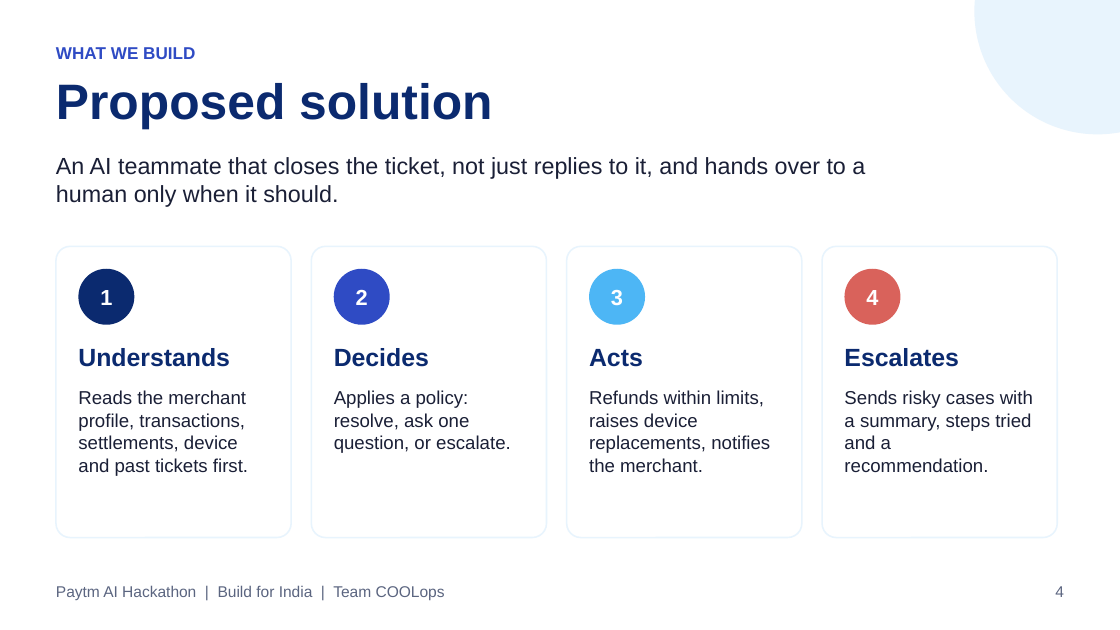
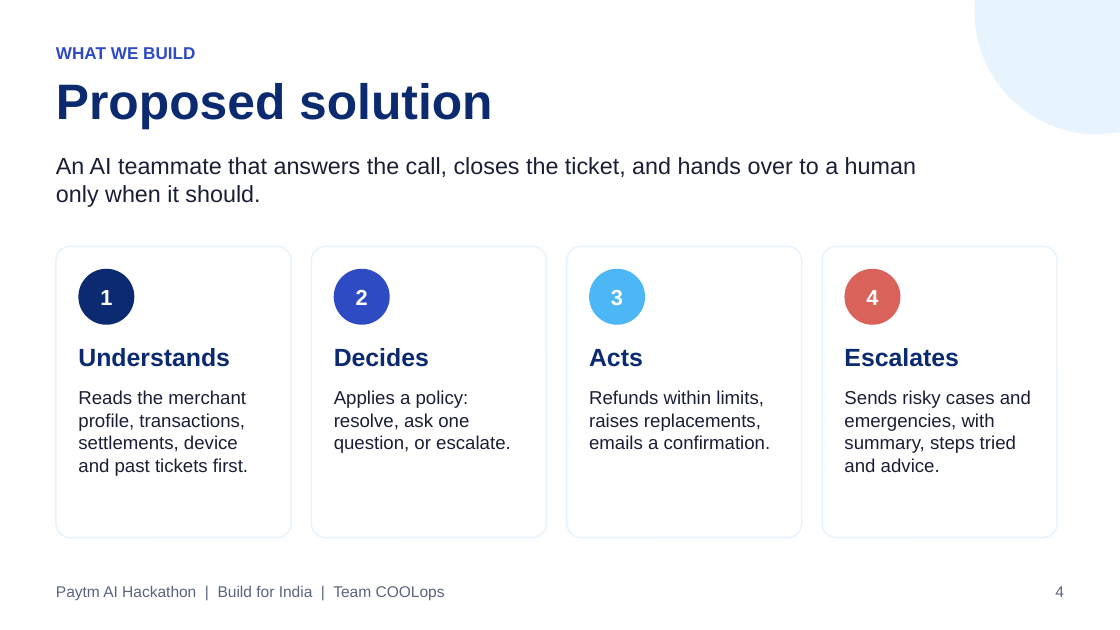
Before and after one commit to basudevghadai1999/paytm-ai-teammate, a slide deck: slide 4 of Paytm_AI_Teammate.pptx. Drawn at 1120x630 pixels with LibreOffice and Linux fonts; fonts in the diff are those of the drawing. Boxes give left, top, right and bottom in pixels: in the first picture for what was removed or moved away, otherwise in the second. Text is boxed around its words. In the diff, an @@ line names an element or a change of style, - is before the commit and + after.

```diff
--- a/Paytm_AI_Teammate.pptx
+++ b/Paytm_AI_Teammate.pptx
@@ text at box(56, 157, 916, 207): text changed @@
-An AI teammate that closes the ticket, not just replies to it, and hands over to a human only when it should.
+An AI teammate that answers the call, closes the ticket, and hands over to a human only when it should.
@@ text at box(589, 390, 771, 449): text changed @@
-Refunds within limits, raises device replacements, notifies the merchant.
+Refunds within limits, raises replacements, emails a confirmation.
@@ text at box(844, 390, 1031, 472): text changed @@
-Sends risky cases with a summary, steps tried and a recommendation.
+Sends risky cases and emergencies, with summary, steps tried and advice.
```
Also in this commit, not shown: 6 other slides changed, 8 other files.
